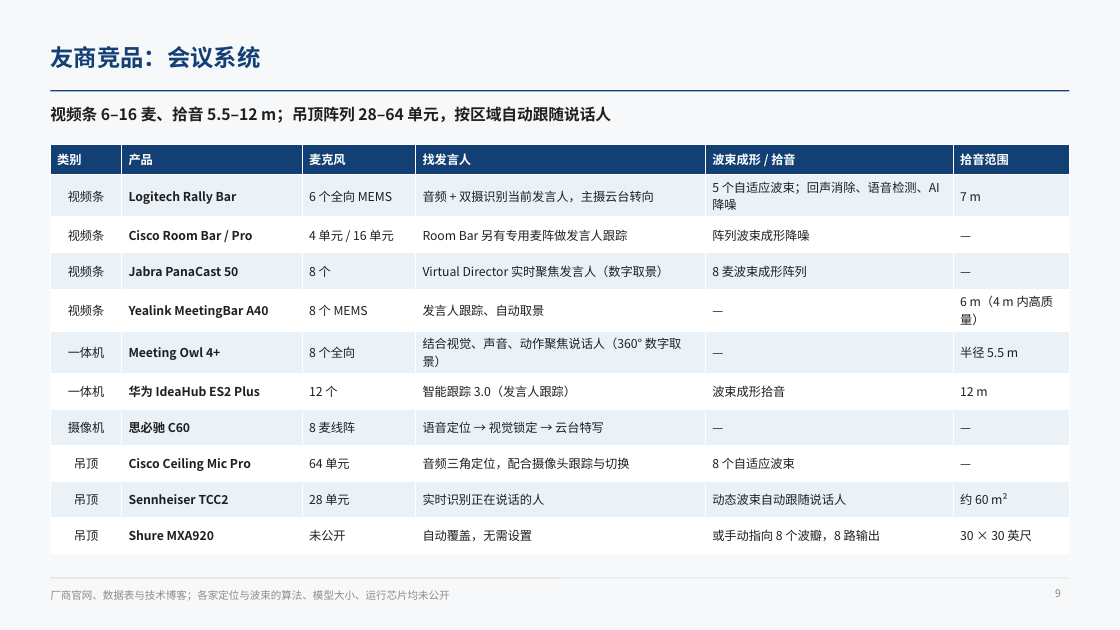
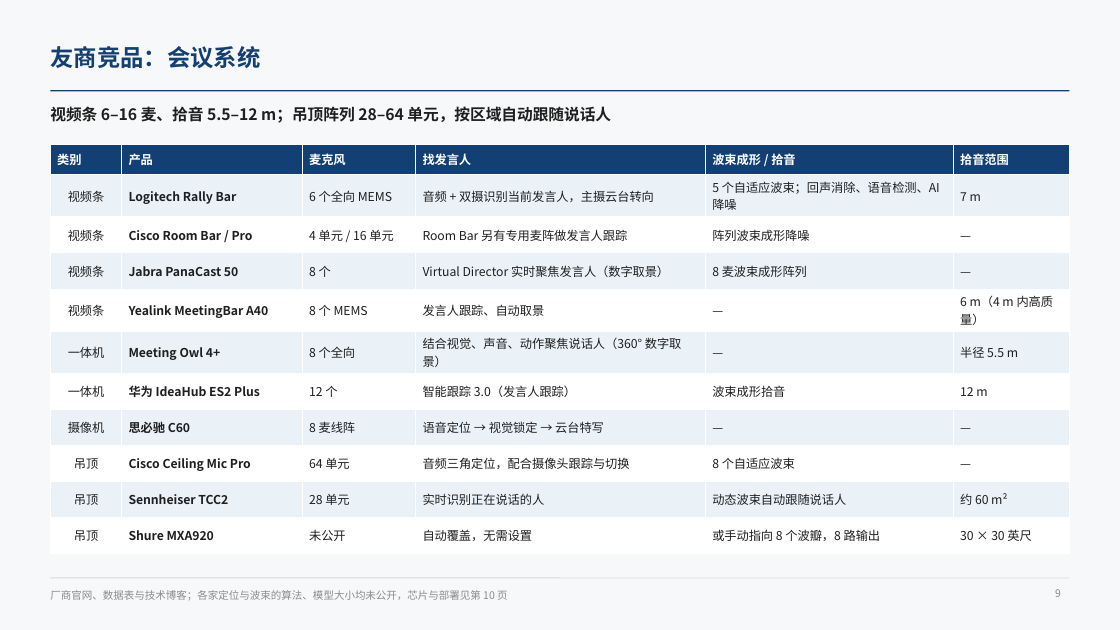
Before and after one commit to ZeroFoxxi/ssl-scene1, a slide deck: slide 9 of 01_场景一_摄像头声源定位/技术总结/声源定位与波束成形技术总结.pptx. Drawn at 1120x630 pixels with LibreOffice and Linux fonts; fonts in the diff are those of the drawing. Boxes give left, top, right and bottom in pixels: in the first picture for what was removed or moved away, otherwise in the second. Text is boxed around its words. In the diff, an @@ line names an element or a change of style, - is before the commit and + after.

```diff
--- a/01_场景一_摄像头声源定位/技术总结/声源定位与波束成形技术总结.pptx
+++ b/01_场景一_摄像头声源定位/技术总结/声源定位与波束成形技术总结.pptx
@@ text at bbox=[50, 590, 508, 600]: text changed @@
-厂商官网、数据表与技术博客；各家定位与波束的算法、模型大小、运行芯片均未公开
+厂商官网、数据表与技术博客；各家定位与波束的算法、模型大小均未公开，芯片与部署见第 10 页
```
Also in this commit, not shown: 1 other slide changed, 2 slides added, 3 other files.
